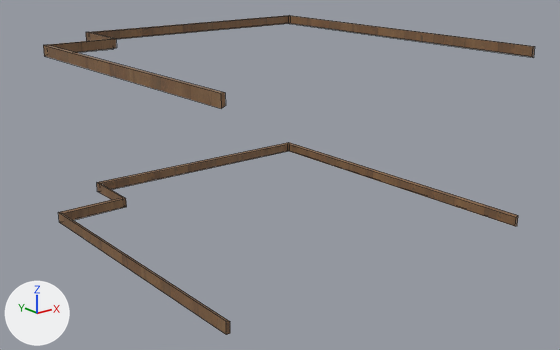
Renders of the FBX model Assets/05.Art/01_Modeling/Stage4/stage4_baseboard.fbx from each side of a commit.
Before and after are seen from a 50 mm camera at (-6.15, -8.25, 3.92) aimed at (0.48, 0.03, 0.61). Arrows for +X, +Y and +Z are at lower left; the lights stay in place. The first picture is the older version. Mesh edges are drawn as thin lines. Vertices at exactly the same position are counted once.

Before the edit, the objects in view are built like this:
```python
me_cube_007 = bpy.data.meshes.new('Cube.007')
me_cube_007.from_pydata(...)  # 62 vertices, 56 faces; spans x -2.15..2.8, y -2.38..2.67, z 0.0..2.5
me_cube_007.materials.append(mat_wood_floor)  # picture img_wood_floor_diff_4k_jpg
ob_stage4_baseboard = bpy.data.objects.new('stage4_baseboard', me_cube_007)
ob_stage4_baseboard.location = (0.0, 0.0, 0.0)
```
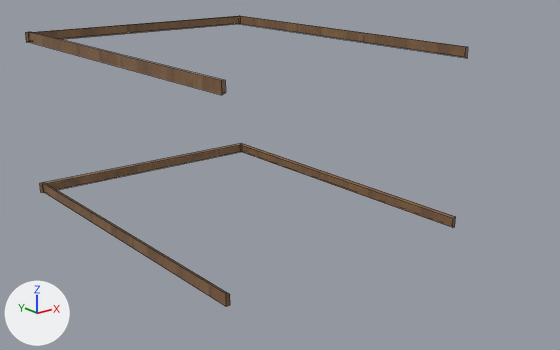
Patch to the scene script:
```diff
--- a/Assets/05.Art/01_Modeling/Stage4/stage4_baseboard.fbx.py
+++ b/Assets/05.Art/01_Modeling/Stage4/stage4_baseboard.fbx.py
@@ me_cube_007 @@
 # used by ob_stage4_baseboard; location = (0.0, 0.0, 0.0)
-me_cube_007.from_pydata(...)  # 62 vertices, 56 faces; spans x -2.15..2.8, y -2.38..2.67, z 0.0..2.5
+me_cube_007.from_pydata(...)  # 44 vertices, 36 faces; spans x -1.12..2.8, y -2.38..2.68, z 0.0..2.5
+# me_cube_007 part 1
+# 34 vertices are removed from x -2.15..-1.07, y -2.38..2.67, z 0.0..2.5
+# 35 faces are deleted
+# 16 vertices are added at x -1.07..-1.02, y -2.38..2.68, z 0.0..2.5
+# 15 new faces join them
+# me_cube_007 part 2: 5 kept faces spanning x -1.12..2.8, y -2.38..2.67, z 0.0..0.15 get new texture (UV) coordinates
 me_cube_007.materials.append(mat_wood_floor)
@@ ob_stage4_baseboard @@
 ob_stage4_baseboard = bpy.data.objects.new('stage4_baseboard', me_cube_007)
-ob_stage4_baseboard.location = (0.0, 0.0, 0.0)
+ob_stage4_baseboard.location = (-0.719, 0.515, 0.0)
```

Location of each change, [x1, y1, x2, y2] in pixels of the pictures (560 x 350 px):
'stage4_baseboard', reshaped, moved (10% narrower, 9% shorter)
    before: [43, 15, 535, 335]
    after: [25, 16, 468, 307]
part 1 of me_cube_007, reshaped
    before: [43, 32, 230, 335]
    after: [29, 32, 230, 307]
part 2 of me_cube_007, surface changed
    before: [97, 142, 518, 226]
    after: [40, 143, 456, 228]
